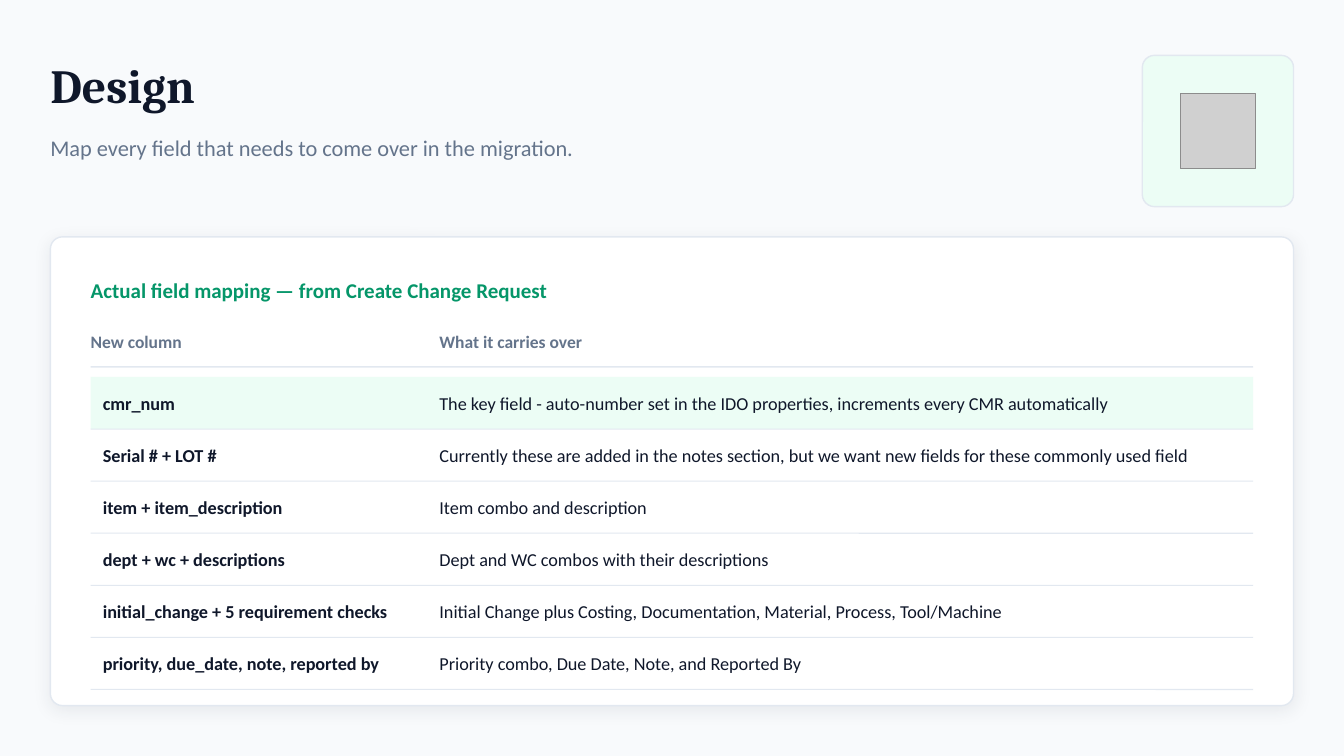
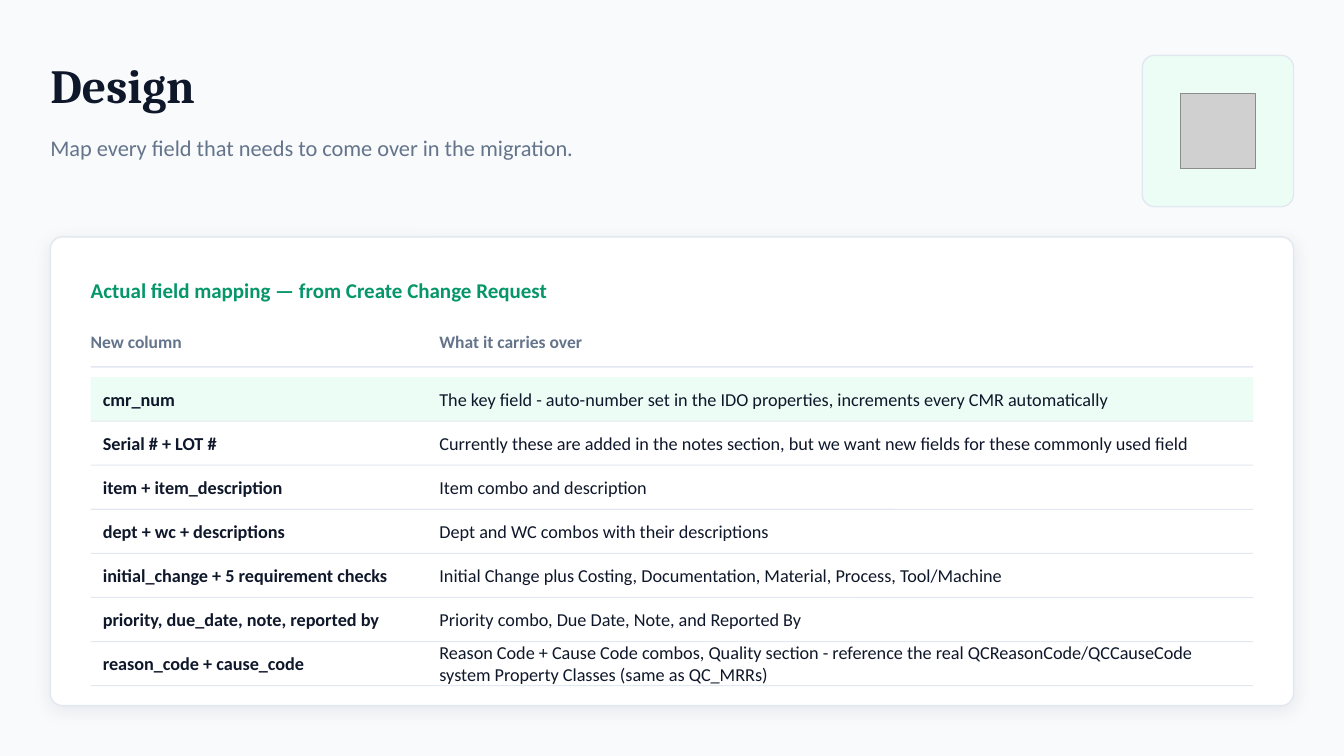
Before and after one commit to Enflite/eCMRs, a slide deck: slide 5 of docs/presentations/eCMRs_plan.pptx. Drawn at 1344x756 pixels with LibreOffice and Linux fonts; fonts in the diff are those of the drawing; grey boxes stand for pictures. Boxes give left, top, right and bottom in pixels: in the first picture for what was removed or moved away, otherwise in the second. Text is boxed around its words. In the diff, an @@ line names an element or a change of style, - is before the commit and + after.

```diff
--- a/docs/presentations/eCMRs_plan.pptx
+++ b/docs/presentations/eCMRs_plan.pptx
@@ rectangle: place and size @@
-rectangle at (91, 377, 1253, 430)
+rectangle at (91, 377, 1253, 421)
@@ text "cmr_num": place and size @@
-text "cmr_num" at (103, 401, 175, 413)
+text "cmr_num" at (103, 397, 175, 409)
@@ text "The key field - auto-number ...": place and size @@
-text "The key field - auto-number ..." at (439, 397, 1108, 413)
+text "The key field - auto-number ..." at (439, 393, 1108, 409)
@@ line moved from (91, 430) - (1253, 430) to (91, 421) - (1253, 421) @@
@@ text "Serial # + LOT #": place and size @@
-text "Serial # + LOT #" at (103, 449, 203, 462)
+text "Serial # + LOT #" at (103, 437, 203, 450)
@@ text "Currently these are added in ...": place and size @@
-text "Currently these are added in ..." at (439, 449, 1187, 465)
+text "Currently these are added in ..." at (439, 437, 1187, 453)
@@ line moved from (91, 481) - (1253, 481) to (91, 465) - (1253, 465) @@
@@ text "item + item_description": place and size @@
-text "item + item_description" at (103, 501, 283, 517)
+text "item + item_description" at (103, 481, 283, 497)
@@ text "Item combo and description": place and size @@
-text "Item combo and description" at (439, 501, 647, 517)
+text "Item combo and description" at (439, 481, 647, 497)
@@ line moved from (91, 533) - (1253, 533) to (91, 509) - (1253, 509) @@
@@ text "dept + wc + descriptions": place and size @@
-text "dept + wc + descriptions" at (103, 553, 285, 569)
+text "dept + wc + descriptions" at (103, 525, 285, 541)
@@ text "Dept and WC combos with ...": place and size @@
-text "Dept and WC combos with ..." at (439, 553, 769, 569)
+text "Dept and WC combos with ..." at (439, 525, 769, 541)
@@ line moved from (91, 586) - (1253, 586) to (91, 554) - (1253, 554) @@
@@ text "initial_change + 5 requirement checks": place and size @@
-text "initial_change + 5 requirement checks" at (103, 605, 387, 621)
+text "initial_change + 5 requirement checks" at (103, 569, 387, 585)
@@ text "Initial Change plus Costing, Documentation, ...": place and size @@
-text "Initial Change plus Costing, Documentation, ..." at (439, 605, 1002, 621)
+text "Initial Change plus Costing, Documentation, ..." at (439, 569, 1002, 585)
@@ line moved from (91, 637) - (1253, 637) to (91, 598) - (1253, 598) @@
@@ text "priority, due_date, note, reported by": place and size @@
-text "priority, due_date, note, reported by" at (103, 657, 379, 673)
+text "priority, due_date, note, reported by" at (103, 613, 379, 629)
@@ text "Priority combo, Due Date, Note, ...": place and size @@
-text "Priority combo, Due Date, Note, ..." at (439, 657, 801, 673)
+text "Priority combo, Due Date, Note, ..." at (439, 613, 801, 629)
@@ line added from (91, 641) to (1253, 641), #E2E8F0 0.75 pt @@
@@ text added at (103, 657, 304, 673), 13 pt, text #0F172A, bold @@
+reason_code + cause_code
@@ text added at (439, 646, 1192, 684), 13 pt, text #0F172A @@
+Reason Code + Cause Code combos, Quality section - reference the real QCReasonCode/QCCauseCode system Property Classes (same as QC_MRRs)
@@ line moved from (91, 690) - (1253, 690) to (91, 686) - (1253, 686) @@
```
